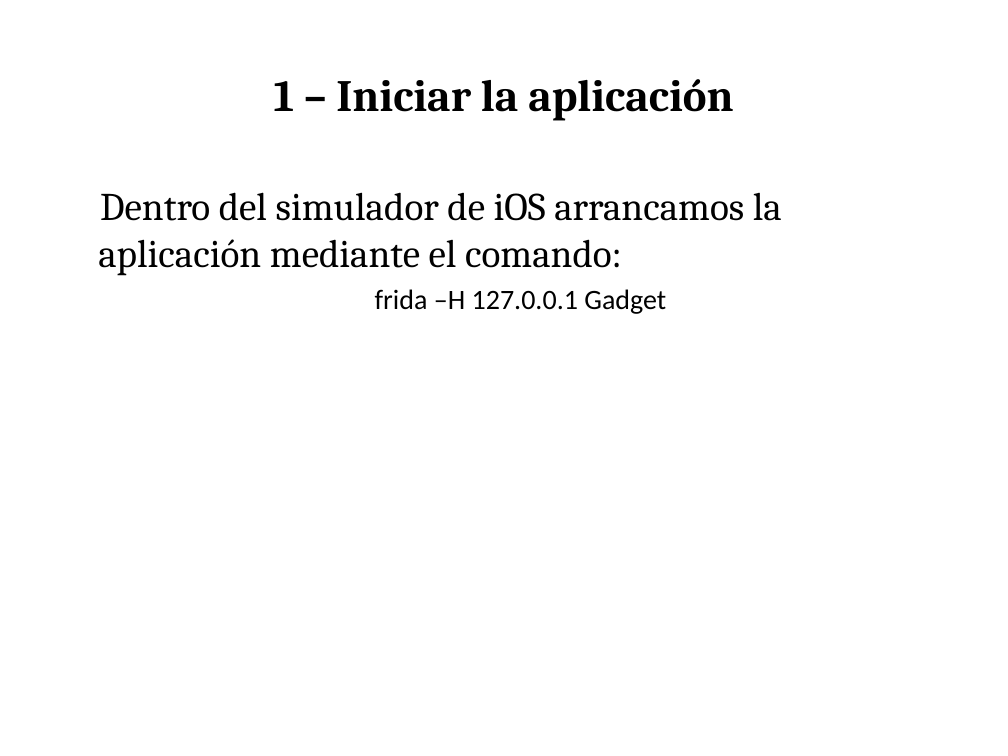
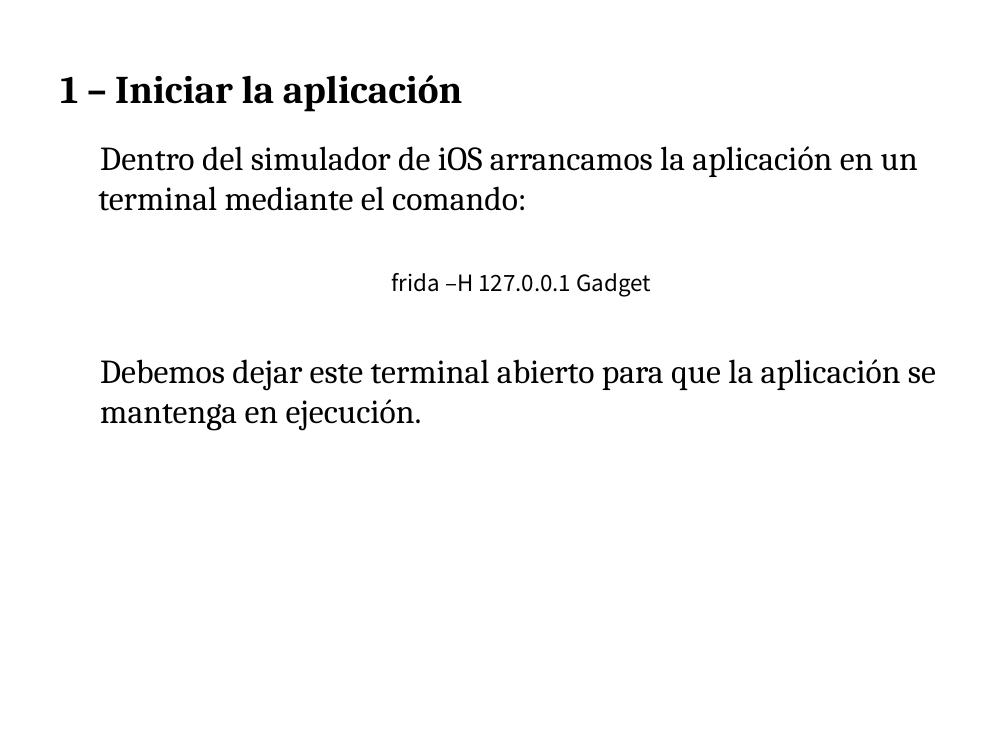
Before and after one commit to press1key/Sistemas-Ubicuos, a slide deck: slide 4 of Cybersecurity Management UPC - Sistemas Ubicuos iOS.pptx. Drawn at 1008x756 pixels with LibreOffice and Linux fonts; fonts in the diff are those of the drawing. Boxes give left, top, right and bottom in pixels: in the first picture for what was removed or moved away, otherwise in the second. Text is boxed around its words. In the diff, an @@ line names an element or a change of style, - is before the commit and + after.

Commit message:
upload

```diff
--- a/Cybersecurity Management UPC - Sistemas Ubicuos iOS.pptx
+++ b/Cybersecurity Management UPC - Sistemas Ubicuos iOS.pptx
@@ title "1 – Iniciar la aplicación": place and size @@
-title "1 – Iniciar la aplicación" at (274,79,733,121)
+title "1 – Iniciar la aplicación" at (60,75,462,112)
@@ title "1 – Iniciar la aplicación" at (60,75,462,112): size 32 to 28 pt; alignment centre to left @@
@@ text "Dentro del simulador de iOS ...": place and size @@
-text "Dentro del simulador de iOS ..." at (98,192,782,314)
+text "Dentro del simulador de iOS ..." at (98,146,936,431)
@@ text at (98,146,918,211): text changed; size 28 to 24 pt @@
-Dentro del simulador de iOS arrancamos la aplicación mediante el comando:
+Dentro del simulador de iOS arrancamos la aplicación en un terminal mediante el comando:
@@ text at (392,273,651,297): size 20 to 16 pt, font Calibri to Noto Sans CJK SC in "frida –H 127.0.0.1 Gadget" @@
@@ text at (100,359,936,431): paragraph added @@
+  Debemos dejar este terminal abierto para que la aplicación se mantenga en ejecución.
```
Also in this commit, not shown: 13 slides added.
